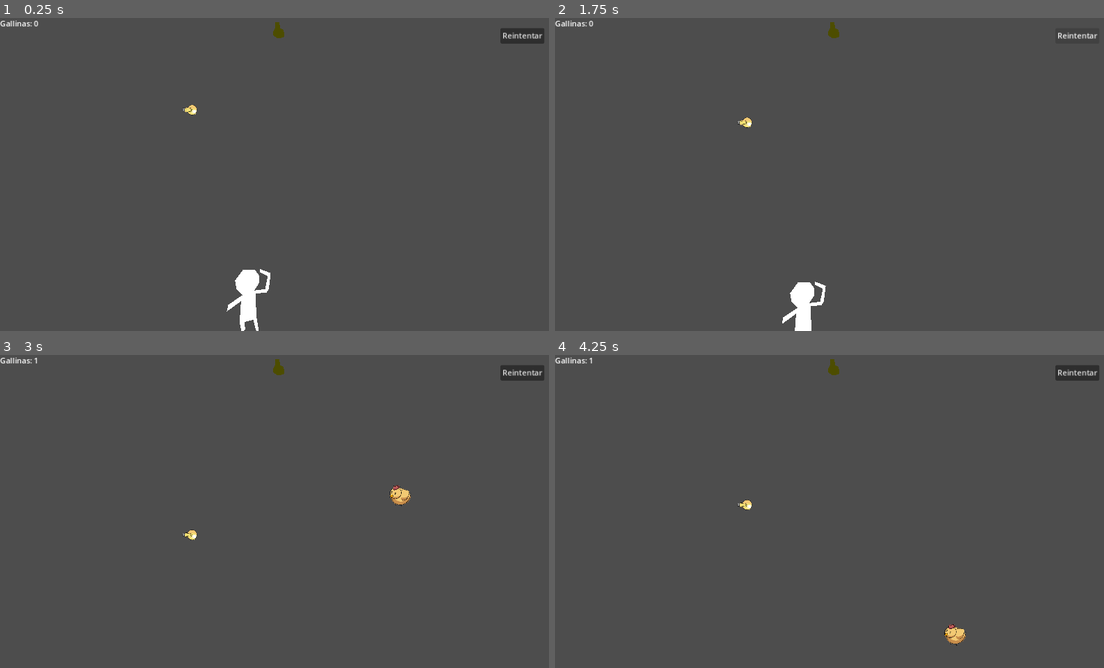
Above: before the commit, frames 1-4 (two rows, left to right).
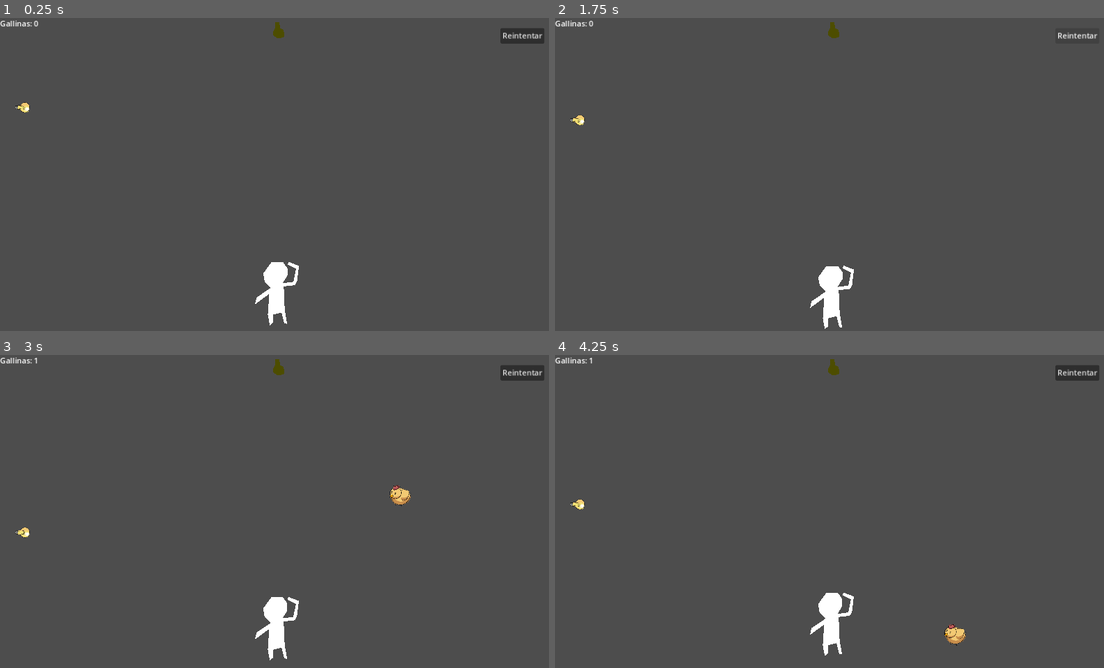
Above: after the commit, the same moments.

Repository: JuanFdS/ggj2024
Game: Godot game, scene res://Habitaciones/HabitacionDeIngenieros.tscn
Two runs of this game, one before a commit and one after it. Both use one fixed random seed, a clock stepped at 60 frames per second and the inputs below. This scene is started directly instead of the project's main scene.
Inputs (mouse positions are in pixels of both pictures, inside the frame that each line leads up to):
- Up to frame 1 (0.25 s): no input
- Up to frame 2 (1.75 s): click "Reintentar" at 0.5 s; click "Reintentar" at 1.25 s
- Up to frame 3 (3 s): click "Reintentar" at 2 s; tap Enter at 2.75 s; move the mouse to (400, 495) at 2.77 s; hold Up (ui_up) from 2.78 s (still down); click (400, 495) at 2.92 s
- Up to frame 4 (4.25 s): move the mouse to (719, 527) at 3.52 s; release Up (ui_up) at 3.53 s; hold Down (ui_down) from 3.53 s (still down)

The runs differ from the first frame. In frame 1, 1.4% of the frame differs, in the area x 2-55%, y 26-100%; in frame 2, 1.3%; in frame 3, 0.8%; in frame 4, 0.8%.
Error before the commit: Attempt to call function 'play_spawn' in base 'null instance' on a null instance. (res://Habitacion.gd:31)

Commit message:
Ingeniero

Diff:
--- /dev/null
+++ b/Cosas/Ingeniero/Ingeniero.gd
@@ -0,0 +1,47 @@
+class_name Ingeniero
+extends RigidBody2D
+
+var lamparita_a_buscar = null
+
+enum Estado { Paveando, BuscandoLamparita, LamparitaEnMano, Enchufado }
+
+var estado = Estado.Paveando
+
+func _ready():
+	%Mirando.visible = true
+	%AgarrandoLamparita.visible = false
+	%AreaDetectoraDeLamparitas.body_entered.connect(func(lamparita):
+		lamparita_a_buscar = lamparita
+		estado = Estado.BuscandoLamparita,
+		CONNECT_ONE_SHOT
+	)
+	%AreaAgarradoraDeLamparitas.body_entered.connect(func(lamparita: Node2D):
+		estado = Estado.LamparitaEnMano
+		%Mirando.visible = false
+		%AgarrandoLamparita.visible = true
+		lamparita.queue_free(),
+		CONNECT_ONE_SHOT
+	)
+	%AreaDeEnchufado.area_entered.connect(func(area_lampara_rota):
+		estado = Estado.Enchufado
+		var lampara_rota = area_lampara_rota.get_parent()
+		global_position = lampara_rota.global_position - %PuntoDeEnchufado.position
+		await get_tree().physics_frame
+		collision_layer = 0
+		collision_mask = 0
+		sleeping = true
+		set_physics_process(false)
+		EstadoDelJuego.se_gano(),
+		CONNECT_ONE_SHOT
+	)
+	%Saltar.timeout.connect(self.saltar)
+
+func _physics_process(delta):
+	if(is_instance_valid(lamparita_a_buscar) and estado == Estado.BuscandoLamparita):
+		var direction_x: float = sign(global_position.direction_to(lamparita_a_buscar.global_position).x)
+
+		apply_central_force(mass * 800.0 * Vector2(direction_x, 5.0))
+
+func saltar():
+	if(estado == Estado.LamparitaEnMano):
+		apply_impulse(Vector2(0, -700).rotated(rotation) * mass)
--- /dev/null
+++ b/Cosas/Ingeniero/Ingeniero.tscn
@@ -0,0 +1,86 @@
+[gd_scene load_steps=8 format=3 uid="uid://chgyw6mdy5mon"]
+
+[ext_resource type="Script" path="res://Cosas/Ingeniero/Ingeniero.gd" id="1_l0uwo"]
+[ext_resource type="Texture2D" uid="uid://b2pvp7hwsigtv" path="res://Assets/lamparita/Foquito.png" id="2_3grnq"]
+
+[sub_resource type="PhysicsMaterial" id="PhysicsMaterial_0born"]
+friction = 0.5
+bounce = 1.2
+
+[sub_resource type="RectangleShape2D" id="RectangleShape2D_igyre"]
+size = Vector2(75, 246)
+
+[sub_resource type="CircleShape2D" id="CircleShape2D_psnfl"]
+radius = 1024.0
+
+[sub_resource type="CircleShape2D" id="CircleShape2D_gpf5d"]
+radius = 93.02
+
+[sub_resource type="RectangleShape2D" id="RectangleShape2D_mh18q"]
+size = Vector2(162, 236)
+
+[node name="Ingeniero" type="RigidBody2D"]
+position = Vector2(1144, 1204)
+collision_mask = 2147483649
+physics_material_override = SubResource("PhysicsMaterial_0born")
+center_of_mass_mode = 1
+center_of_mass = Vector2(0, 1)
+script = ExtResource("1_l0uwo")
+
+[node name="PuntoDeEnchufado" type="Marker2D" parent="."]
+unique_name_in_owner = true
+position = Vector2(4, -246)
+rotation = -0.0364874
+
+[node name="Mirando" type="Polygon2D" parent="."]
+unique_name_in_owner = true
+position = Vector2(8, -46)
+polygon = PackedVector2Array(-34, 86, -42, 42, -36, -44, -95, -1, -89, -29, -30, -69, -55, -94, -61, -129, -27, -175, 21, -175, 39, -150, 39, -120, 19, -88, 64, -94, 75, -148, 41, -165, 43, -177, 87, -160, 79, -95, 70, -80, 24, -75, 28, 22, 38, 80, 26, 78, 15, 33, -21, 42, -19, 74)
+
+[node name="AgarrandoLamparita" type="Polygon2D" parent="."]
+unique_name_in_owner = true
+visible = false
+polygon = PackedVector2Array(-20, 31, -54, 11, -18, -23, -16, -61, -79, -108, -70, -144, -12, -184, -5, -174, -47, -146, -58, -124, -13, -83, -17, -112, -5, -130, 28, -129, 44, -110, 30, -98, 28, -83, 86, -115, 26, -169, 44, -184, 116, -111, 30, -67, 28, -27, 74, 4, 30, 31, 22, 20, 44, 8, 14, -12, -6, -15, -27, 5, -13, 20)
+
+[node name="Sprite2D" type="Sprite2D" parent="AgarrandoLamparita"]
+position = Vector2(14, -194)
+rotation = 3.13316
+scale = Vector2(0.4, 0.4)
+texture = ExtResource("2_3grnq")
+
+[node name="CollisionShape2D" type="CollisionShape2D" parent="."]
+position = Vector2(0, -87)
+shape = SubResource("RectangleShape2D_igyre")
+
+[node name="AreaDetectoraDeLamparitas" type="Area2D" parent="."]
+unique_name_in_owner = true
+position = Vector2(25, -39)
+collision_layer = 0
+collision_mask = 2
+
+[node name="CollisionShape2D" type="CollisionShape2D" parent="AreaDetectoraDeLamparitas"]
+position = Vector2(-6, -62)
+shape = SubResource("CircleShape2D_psnfl")
+
+[node name="AreaAgarradoraDeLamparitas" type="Area2D" parent="."]
+unique_name_in_owner = true
+collision_layer = 0
+collision_mask = 2
+
+[node name="CollisionShape2D" type="CollisionShape2D" parent="AreaAgarradoraDeLamparitas"]
+position = Vector2(4, -175)
+shape = SubResource("CircleShape2D_gpf5d")
+
+[node name="AreaDeEnchufado" type="Area2D" parent="."]
+unique_name_in_owner = true
+collision_layer = 0
+collision_mask = 4
+
+[node name="CollisionShape2D" type="CollisionShape2D" parent="AreaDeEnchufado"]
+position = Vector2(13, -89)
+shape = SubResource("RectangleShape2D_mh18q")
+
+[node name="Saltar" type="Timer" parent="."]
+unique_name_in_owner = true
+wait_time = 2.3
+autostart = true
--- a/Cosas/Lamparita/LamparitaNueva.tscn
+++ b/Cosas/Lamparita/LamparitaNueva.tscn
@@ -16,7 +16,7 @@
 
 [node name="LamparitaNueva" type="RigidBody2D"]
 position = Vector2(752, 352)
-collision_layer = 0
+collision_layer = 2
 collision_mask = 2147483649
 physics_material_override = SubResource("PhysicsMaterial_1633i")
 sleeping = true
--- a/Habitaciones/HabitacionDeIngenieros.tscn
+++ b/Habitaciones/HabitacionDeIngenieros.tscn
@@ -1,8 +1,10 @@
-[gd_scene load_steps=10 format=3 uid="uid://biwj7op75tfdu"]
+[gd_scene load_steps=12 format=3 uid="uid://biwj7op75tfdu"]
 
 [ext_resource type="Script" path="res://Habitacion.gd" id="1_6vmq2"]
+[ext_resource type="PackedScene" uid="uid://dc63h80qidv81" path="res://Sounds.tscn" id="2_70lgq"]
 [ext_resource type="PackedScene" uid="uid://2petxoiduwhd" path="res://Cosas/Lamparita/LamparitaNueva.tscn" id="2_ybxcn"]
-[ext_resource type="AudioStream" uid="uid://m00i60fa0h3b" path="res://Sounds/spawn_1.wav" id="4_2w0tk"]
+[ext_resource type="AudioStream" uid="uid://m00i60fa0h3b" path="res://Sounds/Spawn/spawn_1.wav" id="4_2w0tk"]
+[ext_resource type="PackedScene" uid="uid://chgyw6mdy5mon" path="res://Cosas/Ingeniero/Ingeniero.tscn" id="5_26t1f"]
 
 [sub_resource type="WorldBoundaryShape2D" id="WorldBoundaryShape2D_kf7ph"]
 normal = Vector2(1, 0)
@@ -26,7 +28,10 @@
 [node name="Habitacion" type="Node2D"]
 script = ExtResource("1_6vmq2")
 
+[node name="Sounds" parent="." instance=ExtResource("2_70lgq")]
+
 [node name="LamparitaNueva" parent="." instance=ExtResource("2_ybxcn")]
+position = Vector2(59, 342)
 
 [node name="ParedesYPiso" type="StaticBody2D" parent="."]
 collision_layer = 2147483648
@@ -102,8 +107,4 @@
 grow_horizontal = 0
 text = "Reintentar"
 
-[node name="RigidBody2D" type="RigidBody2D" parent="."]
-position = Vector2(1035, 1188)
-
-[node name="Polygon2D" type="Polygon2D" parent="RigidBody2D"]
-polygon = PackedVector2Array(-34, 86, -42, 42, -36, -44, -95, -1, -89, -29, -30, -69, -55, -94, -61, -129, -27, -175, 21, -175, 39, -150, 39, -120, 19, -88, 64, -94, 75, -148, 41, -165, 43, -177, 87, -160, 79, -95, 70, -80, 24, -75, 28, 22, 38, 80, 26, 78, 15, 33, -21, 42, -19, 74)
+[node name="Ingeniero" parent="." instance=ExtResource("5_26t1f")]
--- a/project.godot
+++ b/project.godot
@@ -50,4 +50,6 @@
 [layer_names]
 
 2d_physics/layer_1="Cosas"
+2d_physics/layer_2="Lamparita"
+2d_physics/layer_3="LamparitaRota"
 2d_physics/layer_32="Terreno"
